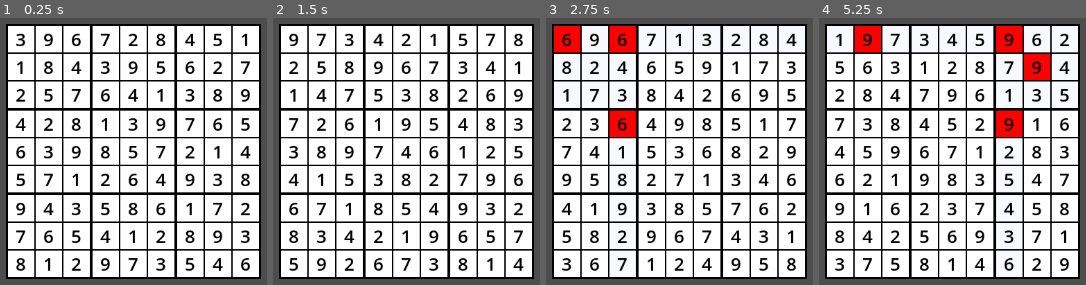
Above: before the commit, frames 1-4 (left to right).
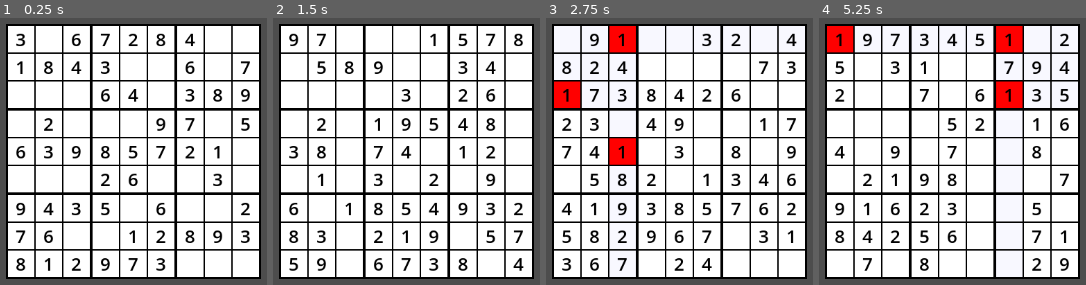
Above: after the commit, the same moments.

Repository: hfred0/Sudoku
Game: Godot game, scene res://main.tscn
The game is run twice, just before and just after one commit, with the same random seed, the same clock (stepped at 60 frames per second) and the same inputs.
Inputs (mouse positions are in pixels of both pictures, inside the frame that each line leads up to):
- Up to frame 1 (0.25 s): no input
- Up to frame 2 (1.5 s): tap Enter at 0.5 s; move the mouse to (294, 39) at 0.52 s; hold C (check) 0.53-1.28 s; click (294, 39) at 0.67 s; tap R (reset) at 1.25 s; move the mouse to (321, 39) at 1.27 s; tap C (check) at 1.35 s; click (321, 39) at 1.42 s
- Up to frame 3 (2.75 s): tap R (reset) at 2 s; move the mouse to (623, 39) at 2.02 s; hold C (check) from 2.03 s (still down); click (623, 39) at 2.17 s
- Up to frame 4 (5.25 s): tap R (reset) at 2.75, 3.5, 4.15, 5 s; move the mouse to (925, 39) at 2.77 s; release C (check) at 2.78 s; tap C (check) at 2.85, 4.35 s; click (925, 39) at 2.92 s; move the mouse to (952, 39) at 3.52 s; hold C (check) 3.53-4.28 s; click (952, 39) at 3.67 s; move the mouse to (979, 39) at 4.27 s; click (979, 39) at 4.42 s; move the mouse to (1008, 39) at 5.02 s; hold C (check) from 5.03 s (still down); click (1008, 39) at 5.17 s

The runs differ from the first frame. In frame 1, 2.9% of the frame differs, in the area x 5-95%, y 5-95%; in frame 2, 2.9%; in frame 3, 6.3%; in frame 4, 8.3%, in the area x 2-94%, y 2-95%.
Error before the commit: Invalid access to property or key '0' on a base object of type 'Nil'. (res://main.gd:39)

Commit message:
Add files via upload
Signed-off-by: hfred0 <160284400+hfred0@users.noreply.github.com>

Diff:
--- a/main.gd
+++ b/main.gd
@@ -14,7 +14,7 @@
 var currentFeld:int = 0
 var FeldGrenze = []
 
-#var Ordnung = []
+var Ordnung = []
 var falscheFelder = []
 var mögFeld = []
 var Felder = []
@@ -23,17 +23,15 @@
 var Blöcke = []
 var Knöpfe = []
 
-
-
 func anzahlFelderRand():
-	var Bereich
+	var Bereich = [0, 0]
 
 	match Schwierigkeit:
+		0:
+			Bereich = [40, 59]
 		1:
-			Bereich = [40, 59]
+			Bereich = [30, 49]
 		2:
-			Bereich = [30, 49]
-		3:
 			Bereich = [20, 39]
 
 	anzahlFelder = randf_range(Bereich[0], Bereich[1])
@@ -141,7 +139,7 @@
 
 #erzeugt Zahlen neu
 func reset():
-	#Ordnung.clear()
+	Ordnung.clear()
 	Felder.clear()
 	mögFeld.clear()
 	Spalten.clear()
@@ -153,21 +151,22 @@
 		Knöpfe[i].setzeText("")
 		Felder.append(0)
 		mögFeld.append([1, 2, 3, 4, 5, 6, 7, 8, 9])
-		#Ordnung.append(i)
-	#Ordnung.shuffle()
+		Ordnung.append(i)
+	Ordnung.shuffle()
 
 	for o in range(9):
 		Spalten.append([])
 		Zeilen.append([])
 		Blöcke.append([])
 
+	erzeugeSpielfeld()
 	anzahlFelderRand()
-	erzeugeSpielfeld(anzahlFelder)
+	löscheFelder()
 
 #erzeugt die Zahlen vom Sudoku
 #möglicherweise zufällige Reihenfolge der erzeugten Nummern
-func erzeugeSpielfeld(numFelder) -> void:
-	if currentFeld < numFelder:
+func erzeugeSpielfeld() -> void:
+	if currentFeld < 81:
 		var mögNum = []
 
 		for i in range(9):
@@ -180,15 +179,21 @@
 			schreibeNum(num, currentFeld)
 			mögFeld[currentFeld].erase(num)
 			currentFeld += 1
-			erzeugeSpielfeld(anzahlFelder)
+			erzeugeSpielfeld()
 		else:
 			mögFeld[currentFeld] = [1, 2, 3, 4, 5, 6, 7, 8, 9]
 			currentFeld -= 1
 			schreibeNum(0, currentFeld)
-			erzeugeSpielfeld(anzahlFelder)
+			erzeugeSpielfeld()
 	else:
 		currentFeld = 0
 		return
+
+#macht Felder frei
+#umschreiben, sodass gewisse Anzahl von Zahlen übrigbleibt
+func löscheFelder():
+	for i in range(81 - anzahlFelder):
+		schreibeNum(0, Ordnung[i])
 
 #erzeugt das Brett (Vor Zuweisung der Zahlen verwenden!)
 func erzeugeSpielbrett():
